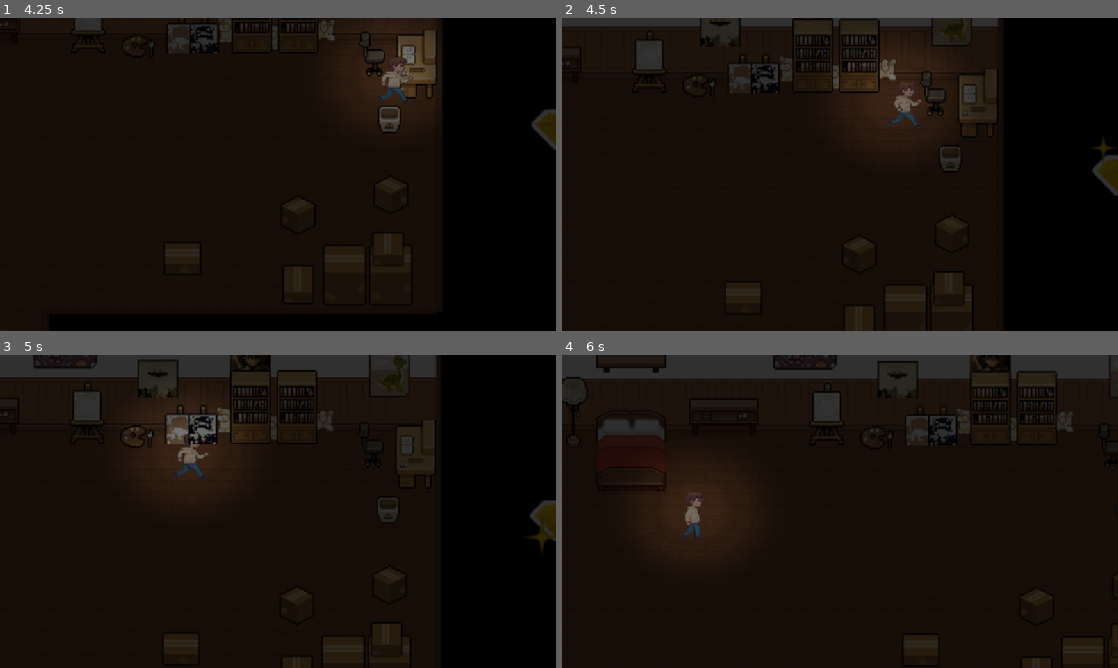
Above: before the commit, frames 1-4 (two rows, left to right).
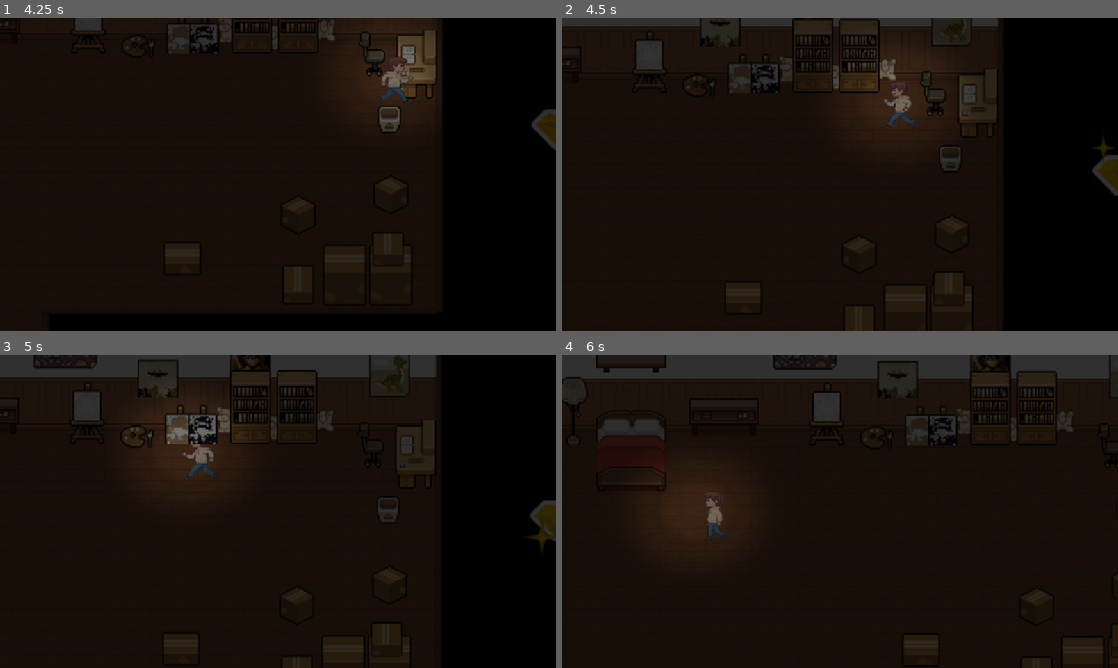
Above: after the commit, the same moments.

Repository: Phuthanet-ru/projectgame2D
Game: Godot game, scene res://Scenes/Levels/main_menu.tscn
The game is run twice, just before and just after one commit, with the same random seed, the same clock (stepped at 60 frames per second) and the same inputs.
Inputs (mouse positions are in pixels of both pictures, inside the frame that each line leads up to):
- Up to frame 1 (4.25 s): click "เริ่มเกม" at 0.5 s; move the mouse to (400, 158) at 1.27 s; hold D (Right) 1.28-2.03 s; move the mouse to (166, 190) at 2.02 s; hold S (Down) 2.03-2.78 s; move the mouse to (333, 105) at 2.77 s; hold D (Right) 2.78-3.53 s; move the mouse to (250, 237) at 3.52 s; hold W (Up) from 3.53 s (still down)
- Up to frame 2 (4.5 s): move the mouse to (1006, 221) at 4.27 s; release W (Up) at 4.28 s; hold A (Left) from 4.28 s (still down)
- Up to frame 3 (5 s): keep holding A (Left)
- Up to frame 4 (6 s): move the mouse to (673, 464) at 5.02 s; move the mouse to (867, 511) at 5.77 s; release A (Left) at 5.78 s; hold S (Down) from 5.78 s (still down)

Frame 1 is identical in both runs. In frame 2, 0.3% of the frame differs, in the area x 58-65%, y 20-35%; in frame 3, 0.4%; in frame 4, 0.5%, in the area x 21-30%, y 44-59%.

Commit message:
Add files via upload

Diff:
--- a/Scripts/player.gd
+++ b/Scripts/player.gd
@@ -31,6 +31,10 @@
 func player_animations():
 	if velocity.length() > 0:
 		player_sprite.play("Walk")
+		# 👇 เพิ่มตรงนี้
+		if velocity.x != 0:
+			player_sprite.flip_h = velocity.x < 0
+
 	else:
 		player_sprite.play("Idle")
 
